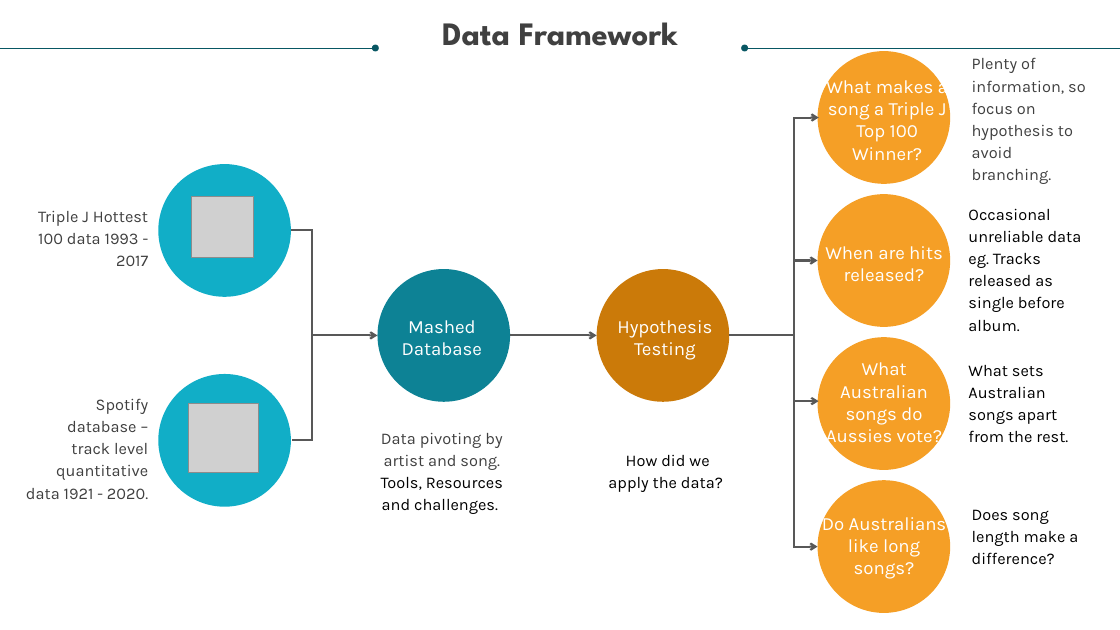
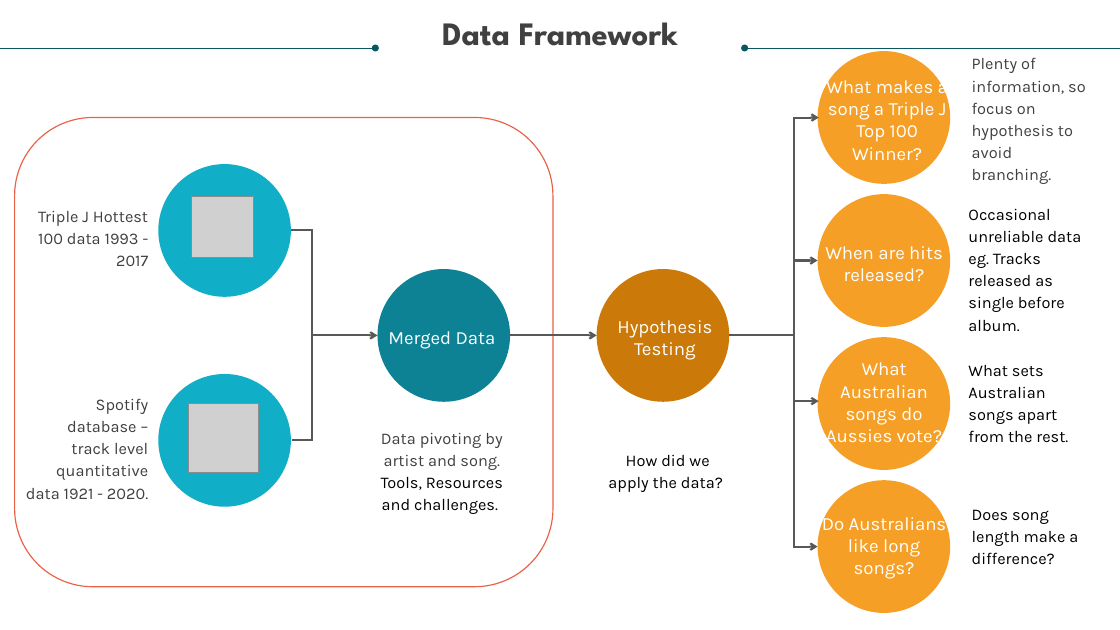
Before and after one commit to relaernu/project_1, a slide deck: slide 5 of Dancing Through The Decades - Final Draft.pptx. Drawn at 1120x630 pixels with LibreOffice and Linux fonts; fonts in the diff are those of the drawing; grey boxes stand for pictures. Boxes give left, top, right and bottom in pixels: in the first picture for what was removed or moved away, otherwise in the second. Text is boxed around its words. In the diff, an @@ line names an element or a change of style, - is before the commit and + after.

```diff
--- a/Dancing Through The Decades - Final Draft.pptx
+++ b/Dancing Through The Decades - Final Draft.pptx
@@ rounded rectangle added at box(14, 118, 553, 587), fill #FFFFFF, outline #EB6047 1 pt @@
@@ text at box(388, 331, 496, 349): text changed @@
-Mashed Database
+Merged Data
```
Also in this commit, not shown: 5 slides added, 1 other file.
